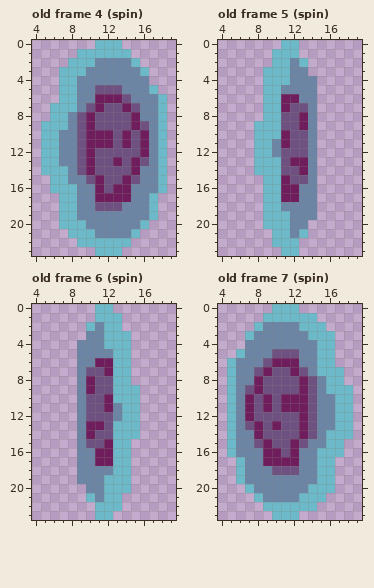
Two versions of one pixel-art file, assets/items/coin.aseprite. The picture above is the old version.
24x24 pixels, 15 frames. Shown: old frame 4 (spin): x 4..19, y 0..23; old frame 5 (spin): x 4..19, y 0..23; old frame 6 (spin): x 4..19, y 0..23; old frame 7 (spin): x 4..19, y 0..23. The commit also changed other frames, which this record leaves out.
The same view after the edit:
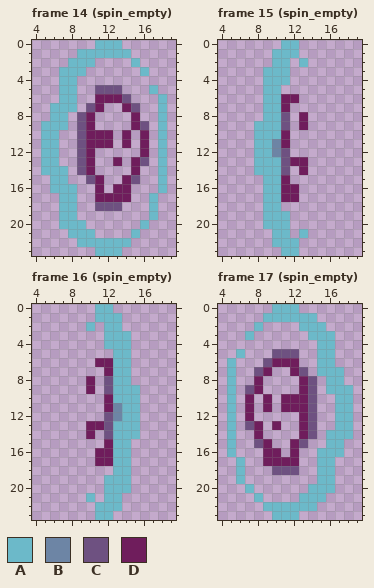
Palette (. is transparent): A #6cb9c9  B #6d85a5  C #6e5181  D #6f1d5c
A new or re-ordered frame is compared with the old frame closest to it.
Commit: coin smol and coin bank
Difference:
frames 15 -> 47
Changed rows in their new state; - is an unchanged pixel.
Frame 14 (spin_empty) is new; against old frame 4 (spin):
first column x 7:
 2 ----....---
 3 ---......--
 4 --........-
 5 --..---...-
 6 --..----...
 7 --.--..--..
 8 -.--....-..
 9 -.--....--.
10 ..----.-.-.
11 ..----.-.-.
12 ..--.....-.
13 ..--..-.--.
14 -.--....-..
15 -..--..--..
16 --..-.--...
17 --..----..-
18 --..---...-
19 --........-
20 ---......--
21 ----....---
Frame 15 (spin_empty) is new; against old frame 5 (spin):
first column x 11:
 2 -.--
 3 -..-
 4 -...
 5 ....
 6 --..
 7 -...
 8 -.-.
 9 -.-.
10 -...
11 -...
12 -...
13 ---.
14 -.-.
15 -...
16 --..
17 --..
18 ....
19 -...
20 -..-
21 -.--
Frame 16 (spin_empty) is new; against old frame 6 (spin):
first column x 9:
 2 --.-
 3 -..-
 4 ...-
 5 ....
 6 ..--
 7 ...-
 8 .-.-
 9 .-.-
10 ...-
11 ...-
12 ...-
13 .---
14 .-.-
15 ...-
16 ..--
17 ..--
18 ....
19 ...-
20 -..-
21 --.-
Frame 17 (spin_empty) is new; against old frame 7 (spin):
first column x 6:
 2 ---....----
 3 --......---
 4 -........--
 5 -...---..--
 6 ...----..--
 7 ..--..--.--
 8 ..-....--.-
 9 .--....--.-
10 .-.-.----..
11 .-.-.----..
12 .-.....--..
13 .--.-..--..
14 ..-....--.-
15 ..--..--..-
16 ...--.-..--
17 -..----..--
18 -...---..--
19 -........--
20 --......---
21 ---....----
